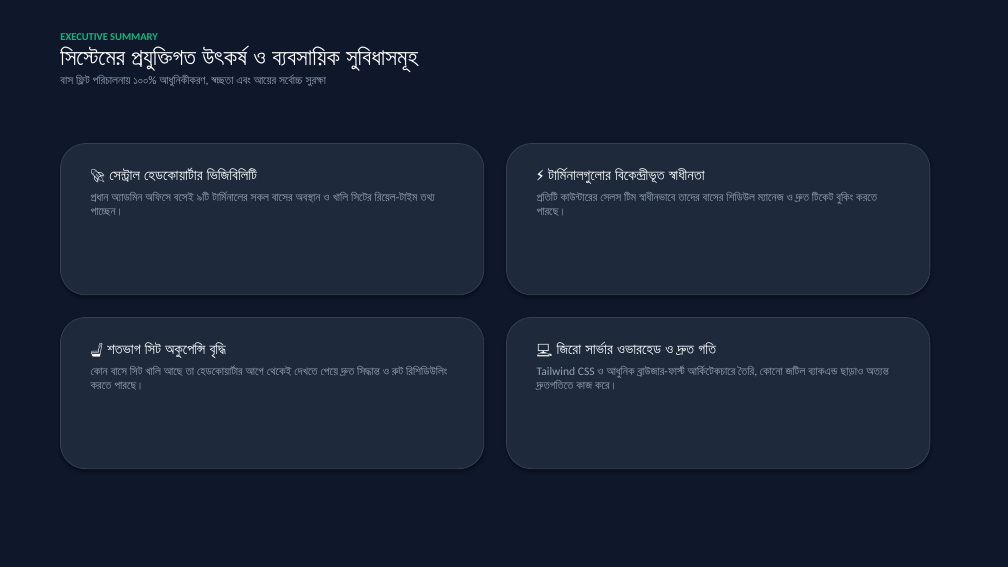
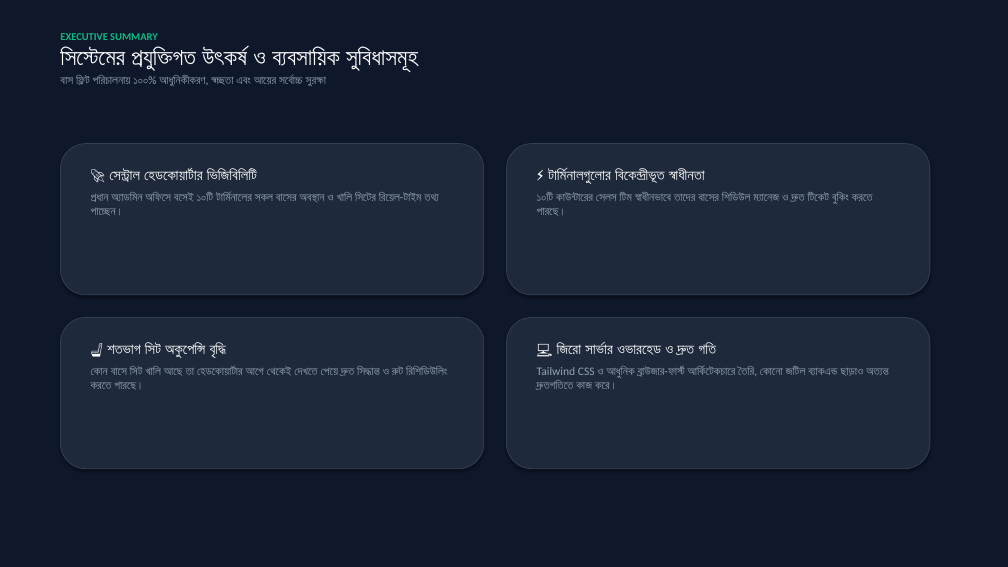
Before and after one commit to rayhanalshorif133/cental-bus-desk, a slide deck: slide 9 of Central_Bus_Management_System_Presentation.pptx. Drawn at 1008x567 pixels with LibreOffice and Linux fonts; fonts in the diff are those of the drawing. Boxes give left, top, right and bottom in pixels: in the first picture for what was removed or moved away, otherwise in the second. Text is boxed around its words. In the diff, an @@ line names an element or a change of style, - is before the commit and + after.

```diff
--- a/Central_Bus_Management_System_Presentation.pptx
+++ b/Central_Bus_Management_System_Presentation.pptx
@@ text at box(91, 192, 439, 216): text changed @@
-প্রধান অ্যাডমিন অফিসে বসেই ৯টি টার্মিনালের সকল বাসের অবস্থান ও খালি সিটের রিয়েল-টাইম তথ্য পাচ্ছেন।
+প্রধান অ্যাডমিন অফিসে বসেই ১০টি টার্মিনালের সকল বাসের অবস্থান ও খালি সিটের রিয়েল-টাইম তথ্য পাচ্ছেন।
@@ text at box(537, 192, 873, 215): text changed @@
-প্রতিটি কাউন্টারের সেলস টিম স্বাধীনভাবে তাদের বাসের শিডিউল ম্যানেজ ও দ্রুত টিকেট বুকিং করতে পারছে।
+১০টি কাউন্টারের সেলস টিম স্বাধীনভাবে তাদের বাসের শিডিউল ম্যানেজ ও দ্রুত টিকেট বুকিং করতে পারছে।
```
Also in this commit, not shown: 6 other slides changed, 2 slides added, 11 other files.
